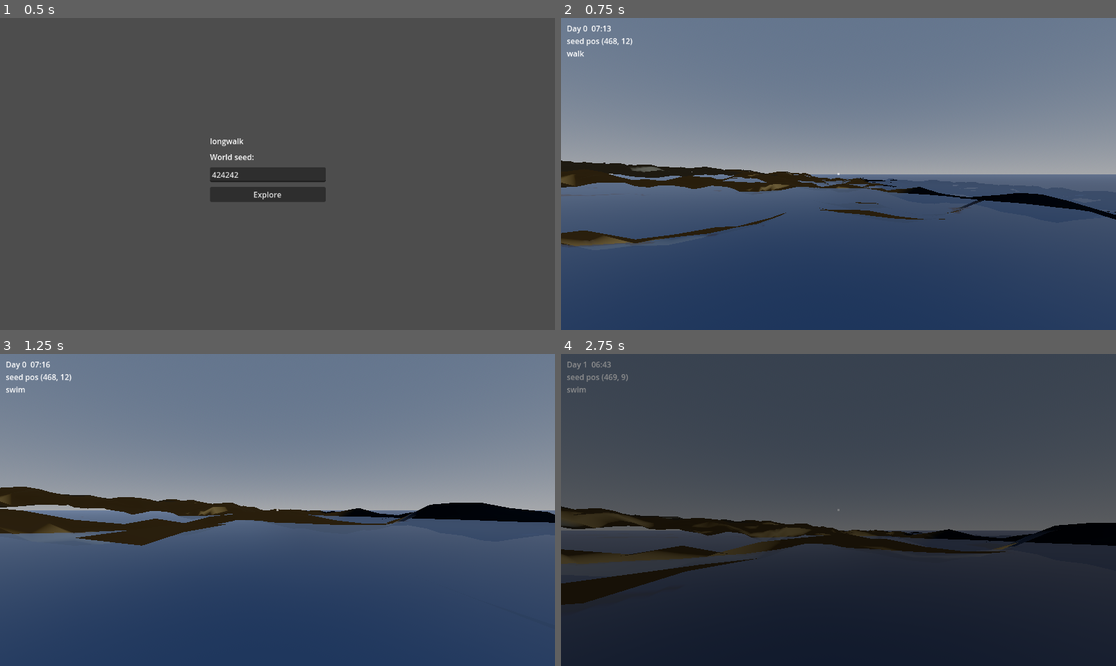
Above: before the commit, frames 1-4 (two rows, left to right).
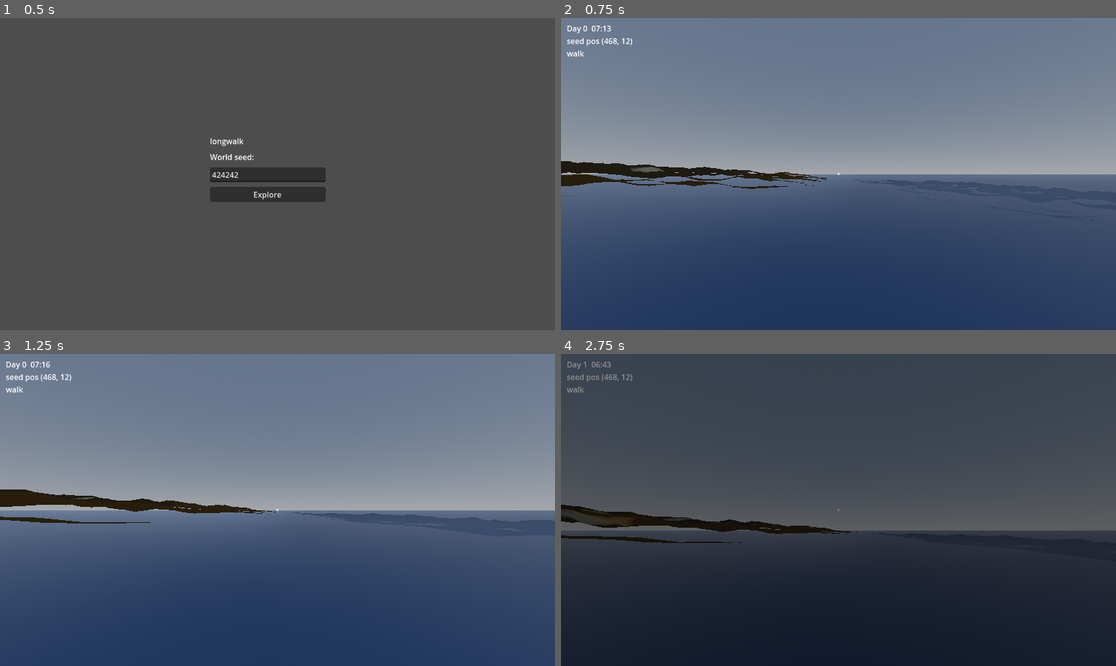
Above: after the commit, the same moments.

Repository: sentania-labs/longwalk
Game: Godot game, scene res://scenes/main.tscn
Two runs of this game, one before a commit and one after it. Both use one fixed random seed, a clock stepped at 60 frames per second and the inputs below.
Inputs (mouse positions are in pixels of both pictures, inside the frame that each line leads up to):
- Up to frame 1 (0.5 s): no input
- Up to frame 2 (0.75 s): click "Explore" at 0.5 s
- Up to frame 3 (1.25 s): no input
- Up to frame 4 (2.75 s): move the mouse to (866, 510) at 1.27 s; hold R (sleep) 1.28-2.03 s; hold W (move_forward) from 1.28 s (still down); tap Space (jump) at 1.52, 2.27 s; move the mouse to (810, 510) at 2.02 s; tap Shift (sprint) at 2.1 s

Frame 1 is identical in both runs. In frame 2, 3.0% of the frame differs, in the area x 0-100%, y 45-74%; in frame 3, 4.9%; in frame 4, 6.2%, in the area x 0-100%, y 6-81%.

Commit message:
M2: attenuate local detail near sea level so it never flips coast cells
Addresses Codex P1 on PR #5. Within one detail amplitude of sea level the local
detail noise could push the sampled height across the waterline, so a cell the
macro map classifies as land (and that spawn selection and biome lookup treat as
land) could render and behave as swimmable ocean, and vice versa. That
contradicts the macro-map-is-authoritative rule.

Fix: attenuate the detail toward zero as the macro base approaches sea level, so
the sign of (result - SEA_LEVEL) always matches the macro base. Detail is
undiminished away from the coast, so sub-macro-cell variation is unchanged
inland. Add a determinism-test check asserting the detailed elevation never
flips the land/ocean side of sea level across a fine sample grid.

Diff:
--- a/src/sim/terrain_sampler.gd
+++ b/src/sim/terrain_sampler.gd
@@ -50,10 +50,10 @@
 # staying fully determined by the one world seed.
 const DETAIL_SEED_OFFSET := 5077
 
-# Detail amplitude in elevation-01 units. Kept small so the detail never turns
-# a deep-ocean cell into land or a solid-land cell into ocean: it only wiggles
-# the surface within a fraction of the sea-to-peak range (about 3.5 world units
-# at the current HEIGHT_SCALE). The macro map stays authoritative.
+# Detail amplitude in elevation-01 units. Small (about 3.5 world units at the
+# current HEIGHT_SCALE), and additionally attenuated to zero near the waterline
+# (see elevation01_at) so the detail can NEVER move a cell across sea level. The
+# macro map stays the authority on land vs ocean.
 const DETAIL_AMPLITUDE01 := 0.025
 
 # Detail noise spatial frequency. Chosen so the primary wavelength is roughly
@@ -138,9 +138,20 @@
 
 # Final elevation (0..1) at a world position: macro base plus local detail,
 # clamped. Pure function of (seed, position).
+#
+# The detail is attenuated toward zero as the macro base approaches sea level,
+# so it can never move the surface across sea level: on land the result stays at
+# or above sea level, on ocean it stays below. This keeps the macro map
+# authoritative on land vs ocean (the hierarchical rule), matching what spawn
+# selection and biome lookup use, while still giving full detail away from the
+# coast. Because the attenuation reaches full strength exactly one detail
+# amplitude from sea level, the sign of (result - SEA_LEVEL) always matches the
+# sign of (base - SEA_LEVEL).
 func elevation01_at(wx: float, wz: float) -> float:
 	var base := macro_elevation01(wx, wz)
-	var detail := _detail_raw(wx, wz) * DETAIL_AMPLITUDE01
+	var margin := absf(base - MacroMapGen.SEA_LEVEL)
+	var attenuation := clampf(margin / DETAIL_AMPLITUDE01, 0.0, 1.0)
+	var detail := _detail_raw(wx, wz) * DETAIL_AMPLITUDE01 * attenuation
 	return clampf(base + detail, 0.0, 1.0)
 
 
--- a/test/test_sim_determinism.gd
+++ b/test/test_sim_determinism.gd
@@ -39,6 +39,7 @@
 	failures += _test_sampler_determinism()
 	failures += _test_sampler_varies_by_seed()
 	failures += _test_sampler_agrees_with_macro()
+	failures += _test_detail_never_flips_coast()
 	failures += _test_spawn_determinism()
 
 	if failures == 0:
@@ -109,6 +110,35 @@
 	return 1
 
 
+# The local-detail layer must never move the surface across sea level: at every
+# position the detailed elevation must land on the same side of sea level as the
+# authoritative macro base. This guards the hierarchical rule (detail refines,
+# never contradicts) that spawn selection and biome lookup rely on.
+func _test_detail_never_flips_coast() -> int:
+	var generator := MacroMap.new(SEED_A)
+	var sampler = TerrainSamplerC.new(generator)
+	var cell_size: float = TerrainSamplerC.MACRO_CELL_SIZE
+	var sea: float = generator.SEA_LEVEL
+	var flips := 0
+	var checked := 0
+	# Sample a fine grid (including off-center points) so near-shore cells and
+	# their interiors are all exercised.
+	for gy in range(0, generator.height * 2, 3):
+		for gx in range(0, generator.width * 2, 5):
+			var wx := float(gx) * cell_size * 0.5
+			var wz := float(gy) * cell_size * 0.5
+			var base_land: bool = sampler.macro_elevation01(wx, wz) >= sea
+			var detailed_land: bool = sampler.elevation01_at(wx, wz) >= sea
+			checked += 1
+			if base_land != detailed_land:
+				flips += 1
+	if flips == 0:
+		print("[PASS] local detail never flips land/ocean across sea level (%d points)" % checked)
+		return 0
+	print("[FAIL] local detail flipped land/ocean at %d of %d points" % [flips, checked])
+	return 1
+
+
 func _test_spawn_determinism() -> int:
 	var failures := 0
 	var g1 := MacroMap.new(SEED_A)
